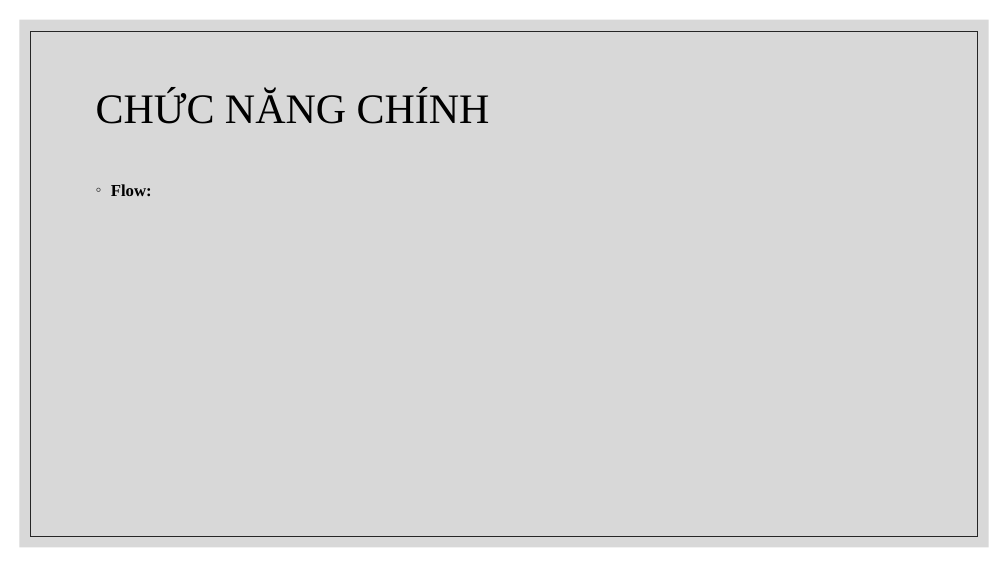
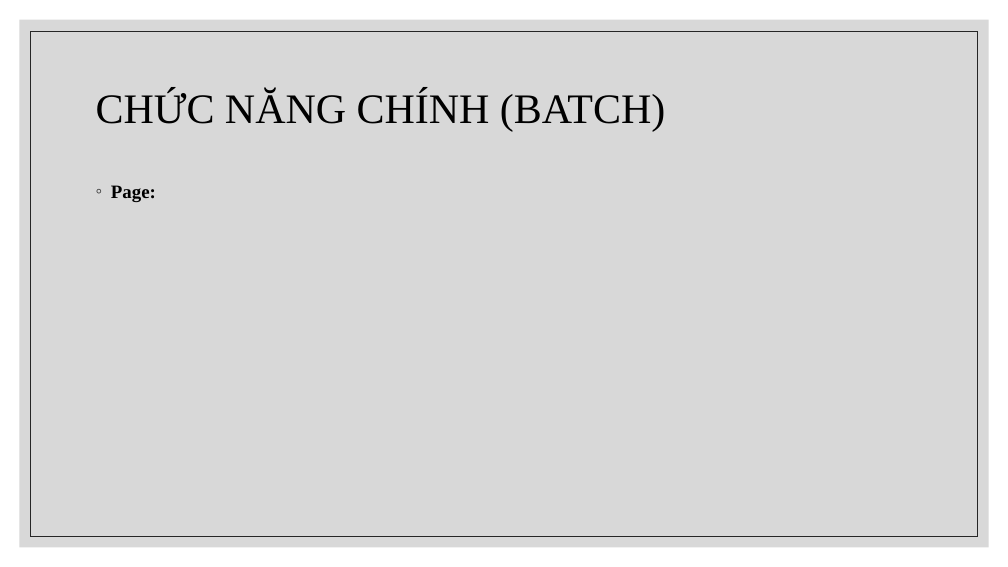
Before and after one commit to chet7h/restart_computer, a slide deck: slide 9 of Restart Computer.pptx (slide 5 before the commit). Drawn at 1008x567 pixels with LibreOffice and Linux fonts; fonts in the diff are those of the drawing. Boxes give left, top, right and bottom in pixels: in the first picture for what was removed or moved away, otherwise in the second. Text is boxed around its words. In the diff, an @@ line names an element or a change of style, - is before the commit and + after.

```diff
--- a/Restart Computer.pptx
+++ b/Restart Computer.pptx
@@ title at [96, 90, 665, 131]: text changed @@
-CHỨC NĂNG CHÍNH
+CHỨC NĂNG CHÍNH (BATCH)
@@ text at [111, 185, 156, 202]: text changed; size 16 to 18 pt @@
-◦ Flow:
+◦ Page:
```
Also in this commit, not shown: 3 other slides changed, 13 slides added.
